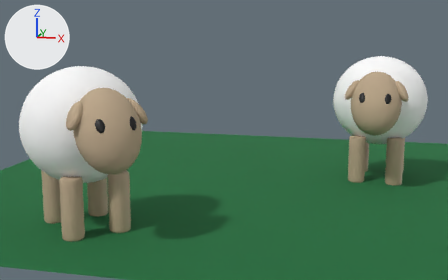
Before and after pictures for a commit that changed the Blender file 3d-stuff/sheep.blend.
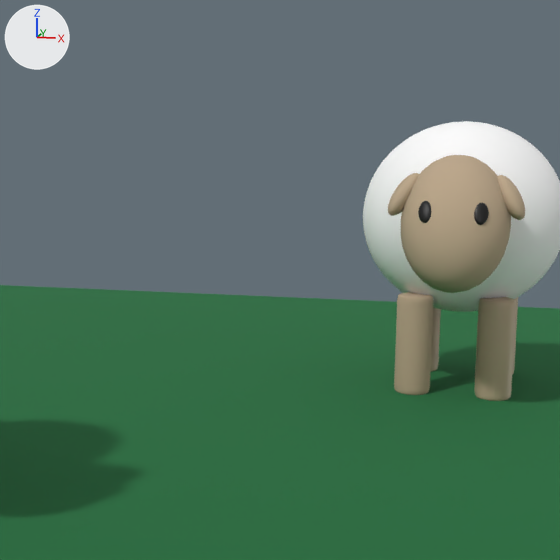
Each version appears first whole from a 50 mm lens placed at (2.79, -12.8, 1.58), pointed at (0.06, -1.7, -0.51), and next in a close-up on the part from 37% to 95% of the width and 0% to 93% of the height. Arrows for +X, +Y and +Z are at upper left; the lights stay in place.
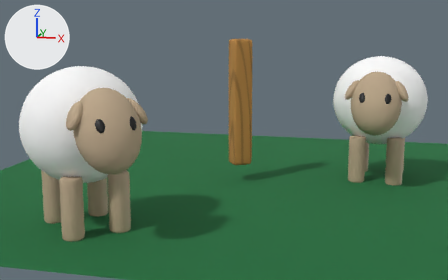
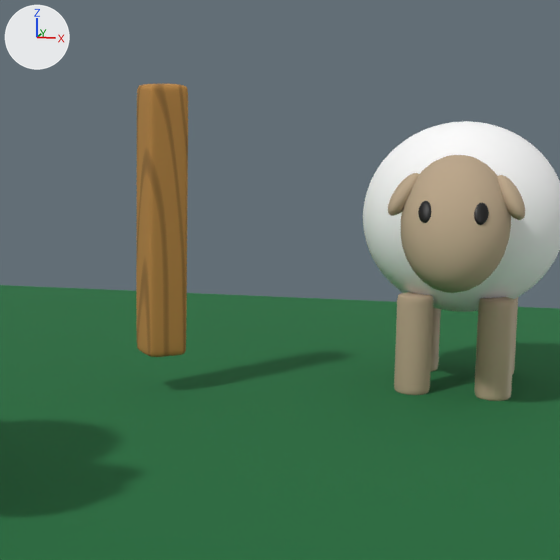
Boxes (x1, y1, x2, y2) around the edits, measured in the close-ups (560 x 560 px):
```json
{"object": "Cube", "change": "added", "after": [136, 84, 188, 357]}
```

Edits to the scene script, one JSON object a line:
```json
{"op": "add", "block": "mat_material_002", "code": ["mat_material_002 = bpy.data.materials.new('Material.002')", "# nodes: BsdfPrincipled, Mapping, OutputMaterial, TexCoord, TexWave, ValToRGB", "# colours: brown #9b703a, orange #be8947"]}
{"op": "add", "block": "me_cube", "code": ["me_cube = bpy.data.meshes.new('Cube')", "me_cube.from_pydata(...)  # 92 vertices, 90 faces; spans x -0.21..0.21, y -0.21..0.21, z -1.33..1.33", "me_cube.polygons.foreach_set('use_smooth', [True] * 90)", "me_cube.materials.append(mat_material_002)"]}
{"op": "add", "block": "ob_cube", "code": ["ob_cube = bpy.data.objects.new('Cube', me_cube)", "ob_cube.location = (0.0, 0.0, 0.0)", "ob_cube.rotation_euler = (0.0, 0.0, -5.688)  # degrees (0, 0, -326)", "_m = ob_cube.modifiers.new('Subdivision', 'SUBSURF')"]}
```
